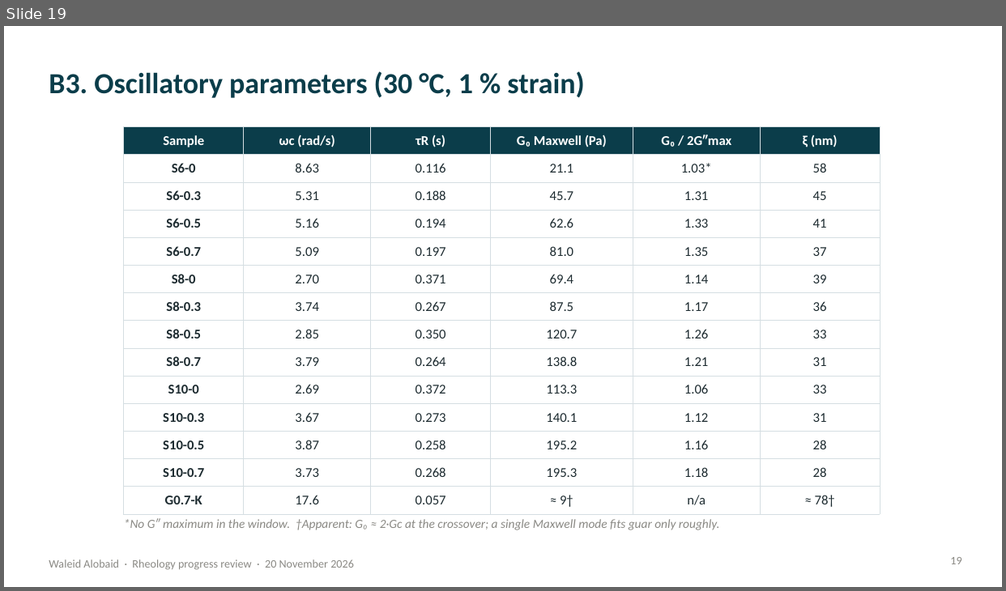
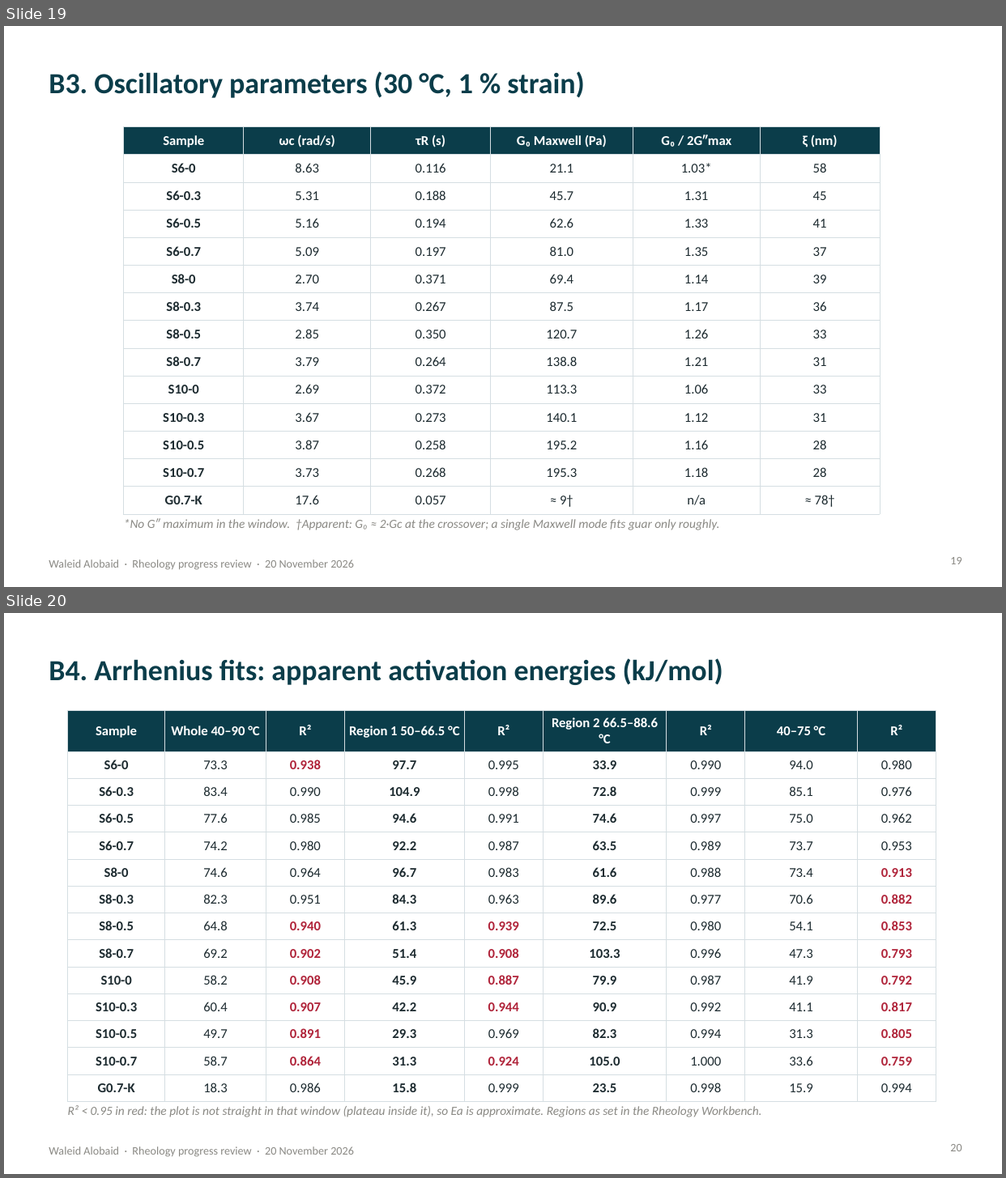
Before and after one commit to 25im0024-lab/waled, a slide deck: reports/rheology-2026-11/presentation/Rheology_Progress_Presentation_2026-11-20.pptx. Shown one above the other, each under a label of ours: slide 19 before the commit, slides 19 and 20 after it. The pictures are 1006x591 and 1006x1178 pixels, drawn with LibreOffice and Linux fonts; fonts in the diff are those of the drawing. Boxes give left, top, right and bottom in pixels: in the first picture for what was removed or moved away, otherwise in the second. Text is boxed around its words. In the diff, an @@ line names an element or a change of style, - is before the commit and + after.

```diff
--- a/reports/rheology-2026-11/presentation/Rheology_Progress_Presentation_2026-11-20.pptx
+++ b/reports/rheology-2026-11/presentation/Rheology_Progress_Presentation_2026-11-20.pptx
@@ slide 20 added at (4, 613, 1002, 1174), background #FFFFFF; not listed: 1 template element that a slide beside it also shows @@
@@ title added at (49, 658, 723, 685), 28 pt, text #0B3D4A, bold @@
+B4. Arrhenius fits: apparent activation energies (kJ/mol)
@@ table added at (68, 710, 936, 1096), 14 rows, 9 columns @@
+Sample | Whole 40–90 °C | R² | Region 1 50–66.5 °C | R² | Region 2 66.5–88.6 °C | R² | 40–75 °C | R²
+S6-0 | 73.3 | 0.938 | 97.7 | 0.995 | 33.9 | 0.990 | 94.0 | 0.980
+S6-0.3 | 83.4 | 0.990 | 104.9 | 0.998 | 72.8 | 0.999 | 85.1 | 0.976
+S6-0.5 | 77.6 | 0.985 | 94.6 | 0.991 | 74.6 | 0.997 | 75.0 | 0.962
+S6-0.7 | 74.2 | 0.980 | 92.2 | 0.987 | 63.5 | 0.989 | 73.7 | 0.953
+S8-0 | 74.6 | 0.964 | 96.7 | 0.983 | 61.6 | 0.988 | 73.4 | 0.913
+S8-0.3 | 82.3 | 0.951 | 84.3 | 0.963 | 89.6 | 0.977 | 70.6 | 0.882
+S8-0.5 | 64.8 | 0.940 | 61.3 | 0.939 | 72.5 | 0.980 | 54.1 | 0.853
+S8-0.7 | 69.2 | 0.902 | 51.4 | 0.908 | 103.3 | 0.996 | 47.3 | 0.793
+S10-0 | 58.2 | 0.908 | 45.9 | 0.887 | 79.9 | 0.987 | 41.9 | 0.792
+S10-0.3 | 60.4 | 0.907 | 42.2 | 0.944 | 90.9 | 0.992 | 41.1 | 0.817
+S10-0.5 | 49.7 | 0.891 | 29.3 | 0.969 | 82.3 | 0.994 | 31.3 | 0.805
+S10-0.7 | 58.7 | 0.864 | 31.3 | 0.924 | 105.0 | 1.000 | 33.6 | 0.759
+G0.7-K | 18.3 | 0.986 | 15.8 | 0.999 | 23.5 | 0.998 | 15.9 | 0.994
@@ text added at (68, 1105, 762, 1118), 12 pt, text #8A8984, italic @@
+R² < 0.95 in red: the plot is not straight in that window (plateau inside it), so Ea is approximate. Regions as set in the Rheology Workbench.
@@ page number added at (950, 1144, 961, 1152), 11 pt, text #8A8984 @@
+20
```
Also in this commit, not shown: 3 slides changed, 1 other file.
